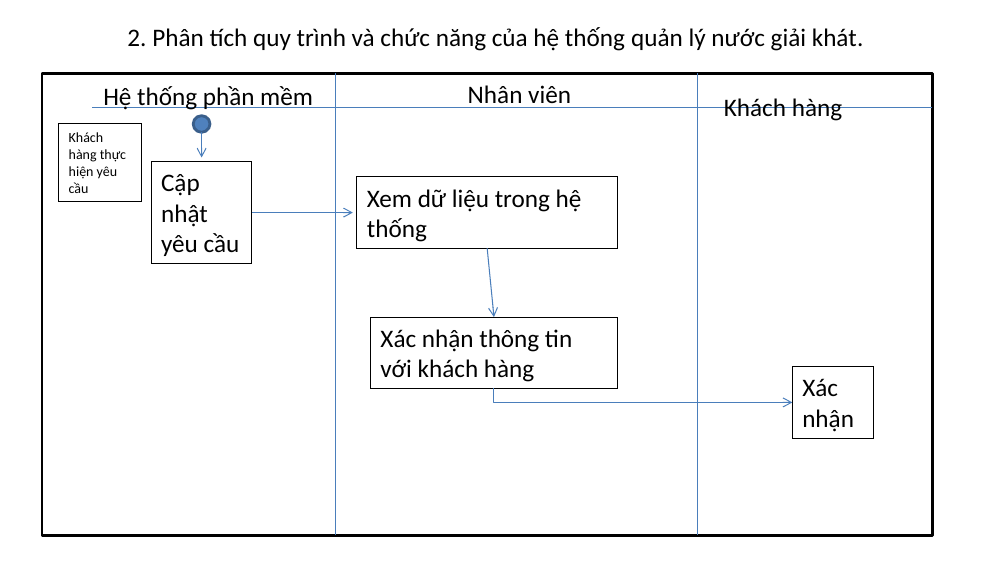
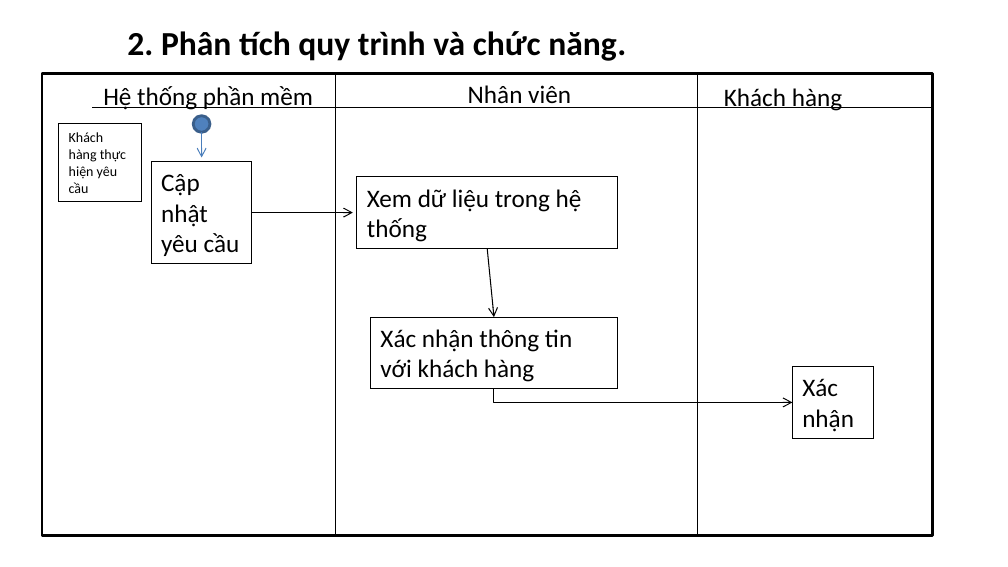
Before and after one commit to datduong97/Congnghephanmem, a slide deck: slide 10 of bccnpm2.pptx (slide 8 before the commit). Drawn at 1008x567 pixels with LibreOffice and Linux fonts; fonts in the diff are those of the drawing; background and template pictures are left out. Boxes give left, top, right and bottom in pixels: in the first picture for what was removed or moved away, otherwise in the second. Text is boxed around its words. In the diff, an @@ line names an element or a change of style, - is before the commit and + after.

```diff
--- a/bccnpm2.pptx
+++ b/bccnpm2.pptx
@@ text at (127, 31, 626, 61): text changed; size 18 to 24 pt; bold on @@
-2. Phân tích quy trình và chức năng của hệ thống quản lý nước giải khát.
+2. Phân tích quy trình và chức năng.
@@ line (336, 74) - (336, 535): stroke #4B7EBC 0.75 pt to #000000 0.75 pt @@
@@ line (698, 74) - (698, 535): stroke #4B7EBC 0.75 pt to #000000 0.75 pt @@
@@ text "Khách hàng": place and size @@
-text "Khách hàng" at (724, 98, 842, 121)
+text "Khách hàng" at (724, 88, 842, 111)
@@ line (93, 107) - (932, 107): stroke #4B7EBC 0.75 pt to #000000 0.75 pt @@
@@ arrow (252, 213) - (353, 213): stroke #4B7EBC 0.75 pt to #000000 0.75 pt @@
@@ arrow (487, 248) - (494, 318): stroke #4B7EBC 0.75 pt to #000000 0.75 pt @@
@@ elbow arrow (494, 388) - (792, 402): stroke #4B7EBC 0.75 pt to #000000 0.75 pt @@
```
Also in this commit, not shown: 6 other slides changed, 4 slides added, 2 slides removed, 1 other file.
